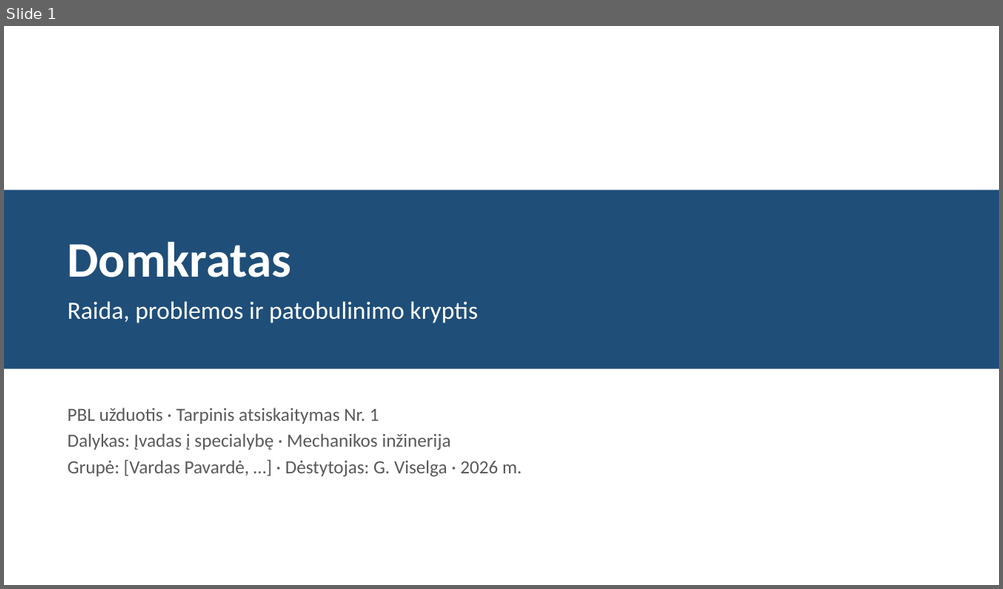
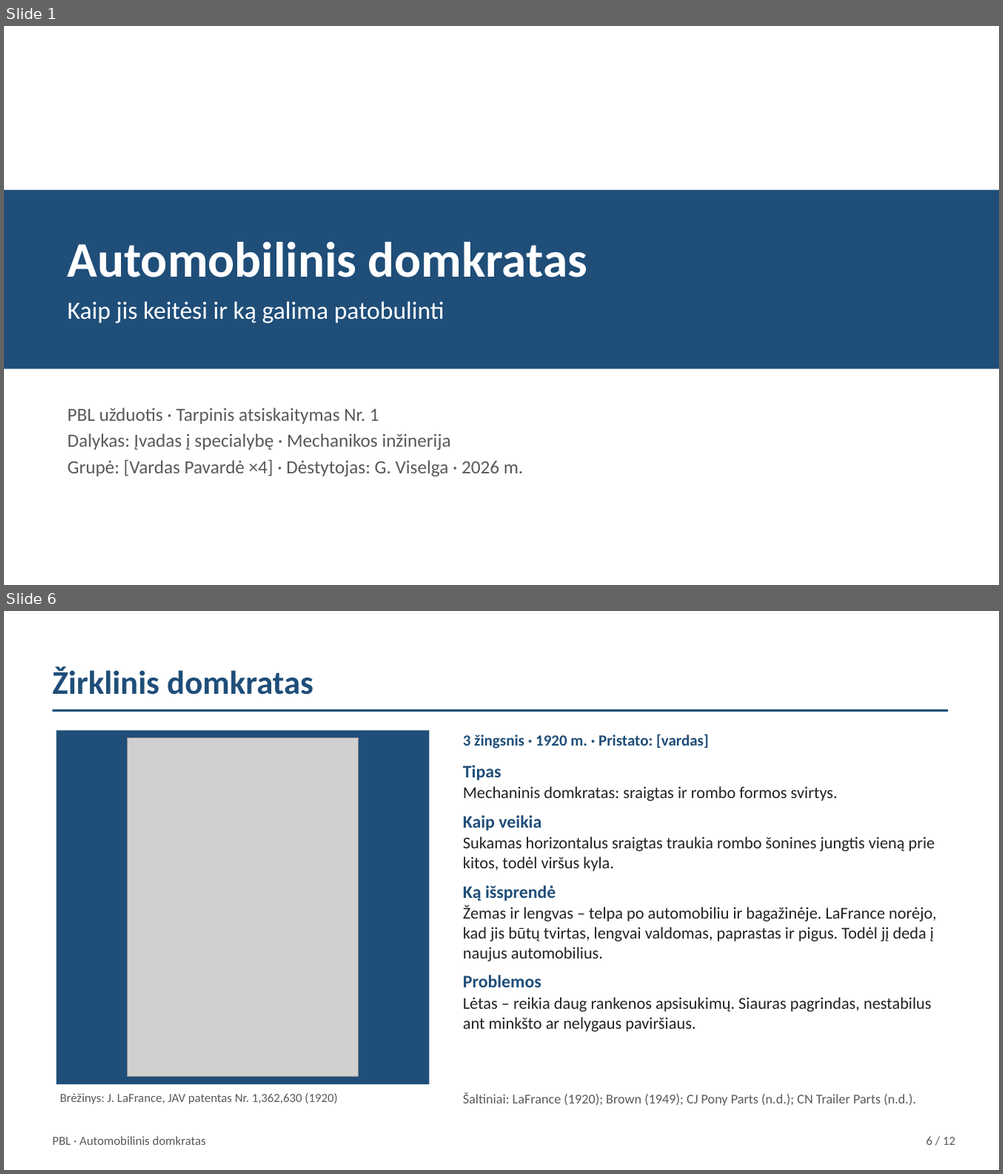
Before and after one commit to Goblinukas-beep/Ye, a slide deck: domkratas-ta1/domkratas-ta1.pptx. Shown one above the other, each under a label of ours: slide 1 before the commit, slides 1 and 6 after it; the slides between them are not shown. The pictures are 1003x589 and 1003x1174 pixels, drawn with LibreOffice and Linux fonts; fonts in the diff are those of the drawing; grey boxes stand for pictures. Boxes give left, top, right and bottom in pixels: in the first picture for what was removed or moved away, otherwise in the second. Text is boxed around its words. In the diff, an @@ line names an element or a change of style, - is before the commit and + after.

```diff
--- a/domkratas-ta1/domkratas-ta1.pptx
+++ b/domkratas-ta1/domkratas-ta1.pptx
@@ slide 6 added at (4, 611, 999, 1170), background #FFFFFF @@
@@ text added at (52, 667, 313, 695), 32 pt, text #1F4E79, bold @@
+Žirklinis domkratas
@@ rectangle added at (53, 709, 948, 712), fill #1F4E79 @@
@@ rectangle added at (57, 730, 430, 1085), fill #1F4E79 @@
@@ picture added at (127, 738, 358, 1077) @@
@@ text added at (463, 734, 708, 749), 15 pt, text #1F4E79, bold @@
+3 žingsnis · 1920 m. · Pristato: [vardas]
@@ text added at (463, 765, 936, 1032), 16 pt, text #222222 @@
+Tipas
+Mechaninis domkratas: sraigtas ir rombo formos svirtys.
+Kaip veikia
+Sukamas horizontalus sraigtas traukia rombo šonines jungtis vieną prie kitos, todėl viršus kyla.
+Ką išsprendė
+Žemas ir lengvas – telpa po automobiliu ir bagažinėje. LaFrance norėjo, kad jis būtų tvirtas, lengvai valdomas, paprastas ir pigus. Todėl jį deda į naujus automobilius.
+Problemos
+Lėtas – reikia daug rankenos apsisukimų. Siauras pagrindas, nestabilus ant minkšto ar nelygaus paviršiaus.
@@ text added at (60, 1093, 337, 1105), 12 pt, text #595959 @@
+Brėžinys: J. LaFrance, JAV patentas Nr. 1,362,630 (1920)
@@ text added at (463, 1093, 916, 1106), 13 pt, text #595959 @@
+Šaltiniai: LaFrance (1920); Brown (1949); CJ Pony Parts (n.d.); CN Trailer Parts (n.d.).
@@ text added at (52, 1136, 206, 1145), 12 pt, text #595959 @@
+PBL · Automobilinis domkratas
@@ text added at (926, 1136, 955, 1145), 12 pt, text #595959 @@
+6 / 12
@@ slide 1 changed as well @@
@@ text at (68, 242, 587, 278): text changed @@
-Domkratas
+Automobilinis domkratas
@@ text at (68, 301, 444, 323): text changed @@
-Raida, problemos ir patobulinimo kryptis
+Kaip jis keitėsi ir ką galima patobulinti
@@ text at (68, 460, 523, 477): text changed @@
-Grupė: [Vardas Pavardė, …] · Dėstytojas: G. Viselga · 2026 m.
+Grupė: [Vardas Pavardė ×4] · Dėstytojas: G. Viselga · 2026 m.
```
Also in this commit, not shown: 2 other slides changed, 8 other slides added, 7 slides removed, 8 other files.
